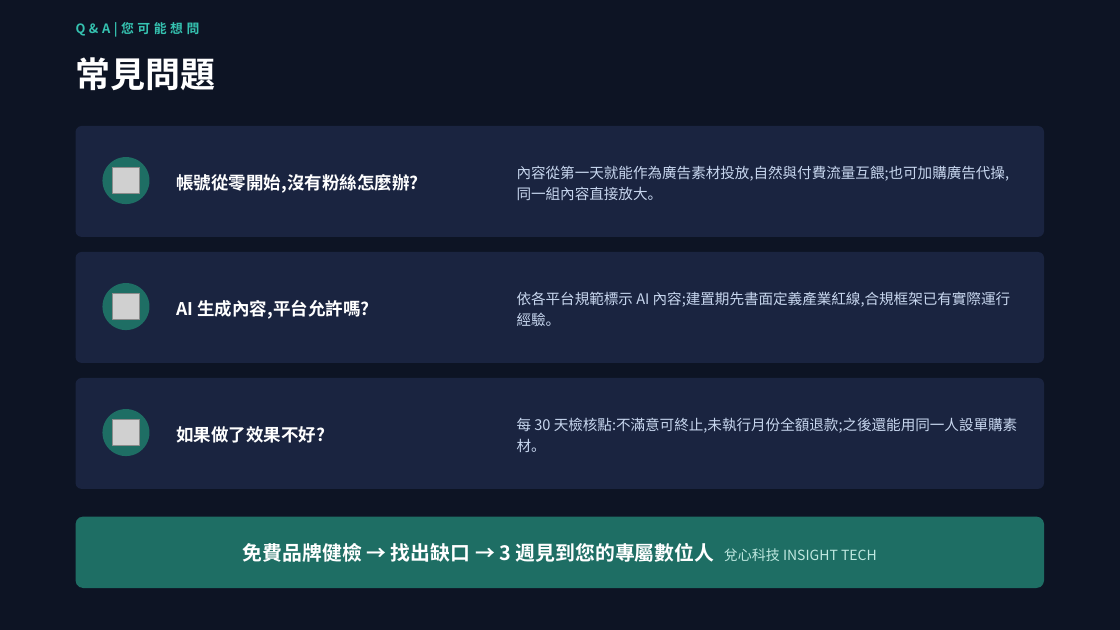
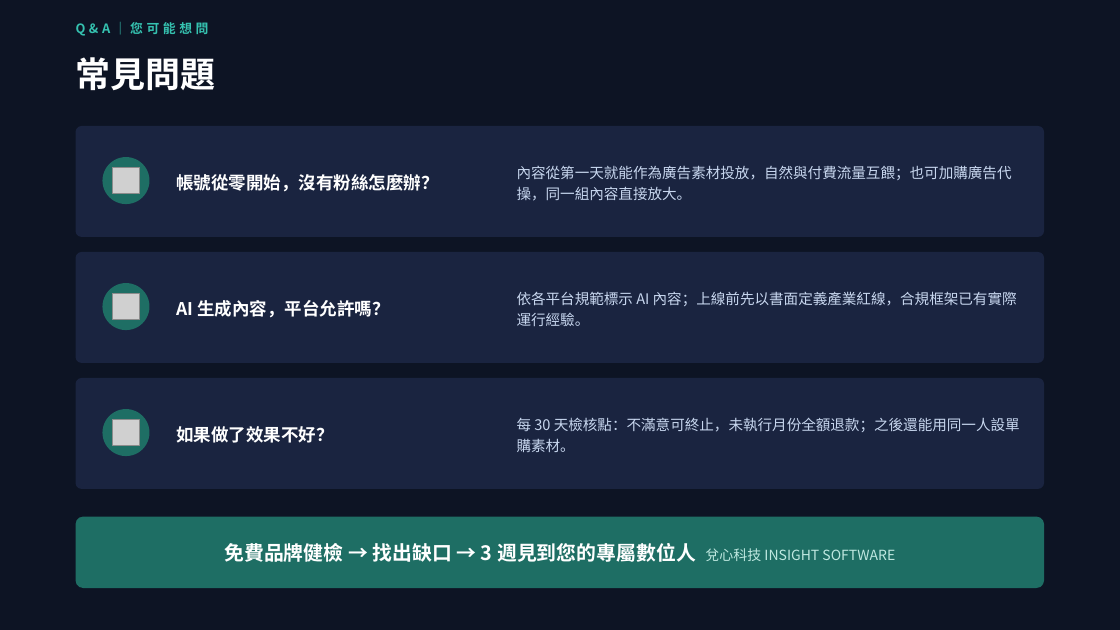
Before and after one commit to pennyhuang-oss/Virtual_KOL_Studio, a slide deck: slide 16 of business/數位人KOL-對外提案簡報.pptx. Drawn at 1120x630 pixels with LibreOffice and Linux fonts; fonts in the diff are those of the drawing; grey boxes stand for pictures. Boxes give left, top, right and bottom in pixels: in the first picture for what was removed or moved away, otherwise in the second. Text is boxed around its words. In the diff, an @@ line names an element or a change of style, - is before the commit and + after.

```diff
--- a/business/數位人KOL-對外提案簡報.pptx
+++ b/business/數位人KOL-對外提案簡報.pptx
@@ text at (76, 22, 209, 36): text changed @@
-Q&A|您可能想問
+Q&A｜您可能想問
@@ text at (176, 174, 438, 192): text changed @@
-帳號從零開始,沒有粉絲怎麼辦?
+帳號從零開始，沒有粉絲怎麼辦？
@@ text at (517, 165, 1012, 201): text changed @@
-內容從第一天就能作為廣告素材投放,自然與付費流量互餵;也可加購廣告代操,同一組內容直接放大。
+內容從第一天就能作為廣告素材投放，自然與付費流量互餵；也可加購廣告代操，同一組內容直接放大。
@@ text at (517, 291, 1017, 326): text changed @@
-依各平台規範標示 AI 內容;建置期先書面定義產業紅線,合規框架已有實際運行經驗。
+依各平台規範標示 AI 內容；上線前先以書面定義產業紅線，合規框架已有實際運行經驗。
@@ text at (176, 300, 389, 318): text changed @@
-AI 生成內容,平台允許嗎?
+AI 生成內容，平台允許嗎？
@@ text at (517, 417, 1020, 452): text changed @@
-每 30 天檢核點:不滿意可終止,未執行月份全額退款;之後還能用同一人設單購素材。
+每 30 天檢核點：不滿意可終止，未執行月份全額退款；之後還能用同一人設單購素材。
@@ text at (224, 543, 895, 562): text changed @@
-免費品牌健檢 → 找出缺口 → 3 週見到您的專屬數位人 兌心科技 INSIGHT TECH
+免費品牌健檢 → 找出缺口 → 3 週見到您的專屬數位人 兌心科技 INSIGHT SOFTWARE
```
Also in this commit, not shown: 10 other slides changed, 5 slides added, 5 slides removed, 2 other files.
